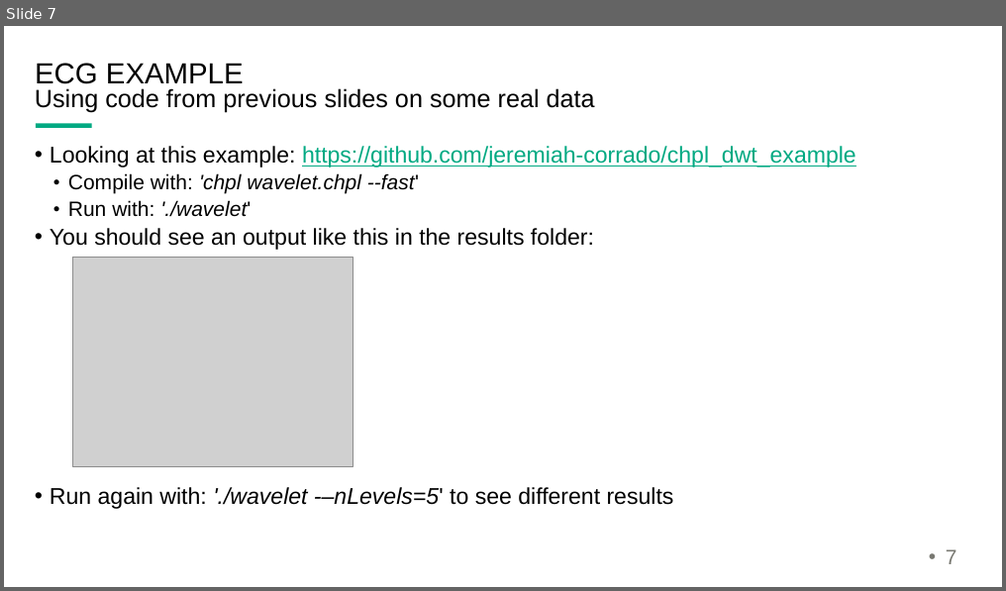
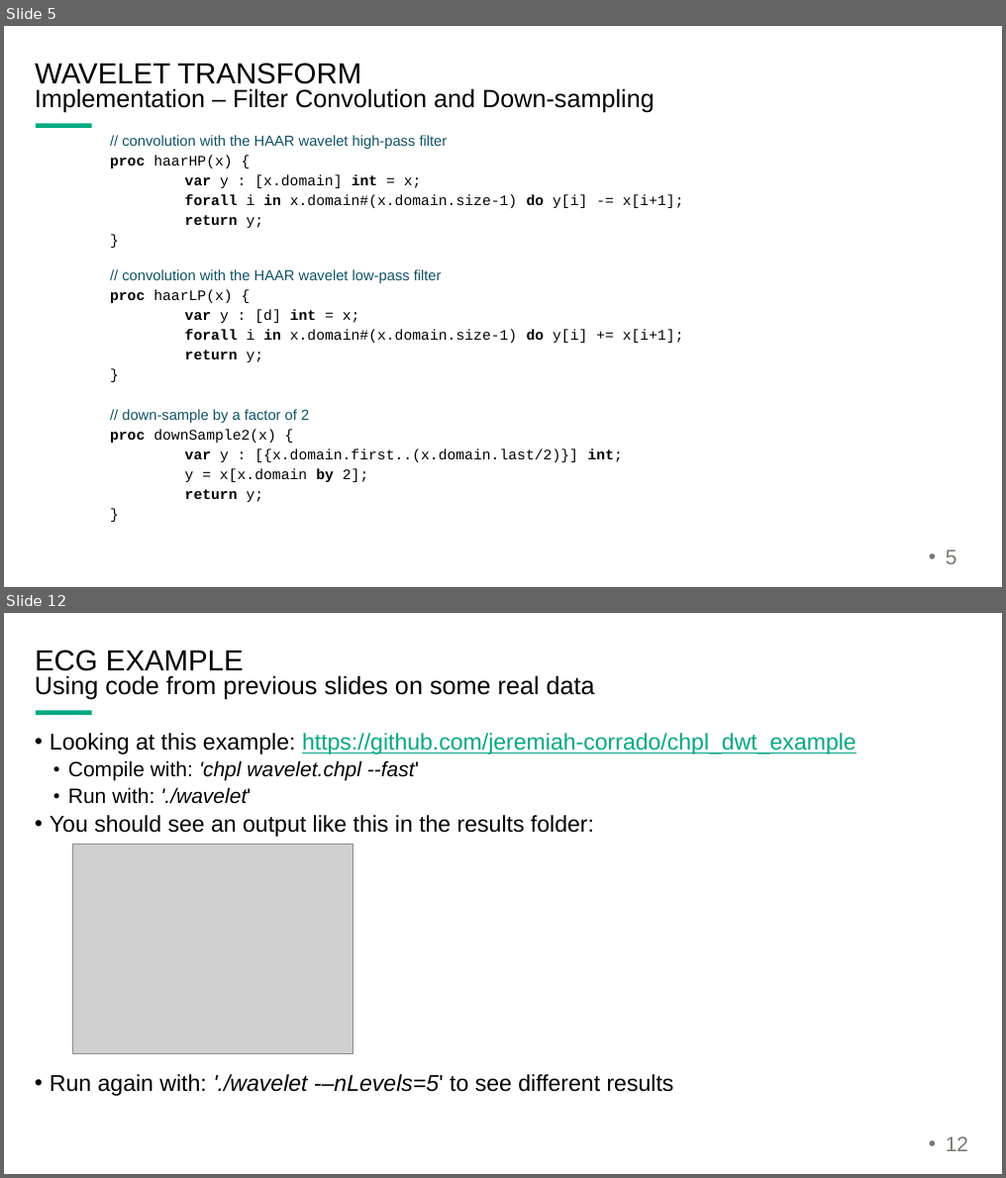
Before and after one commit to jeremiah-corrado/chpl_dwt_example, a slide deck: wavelet_notes.pptx. Shown one above the other, each under a label of ours: slide 7 before the commit, slides 5 and 12 after it; the slides between them are not shown. The pictures are 1006x591 and 1006x1178 pixels, drawn with LibreOffice and Linux fonts; fonts in the diff are those of the drawing; grey boxes stand for pictures; background and template pictures are left out. Boxes give left, top, right and bottom in pixels: in the first picture for what was removed or moved away, otherwise in the second. Text is boxed around its words. In the diff, an @@ line names an element or a change of style, - is before the commit and + after.

```diff
--- a/wavelet_notes.pptx
+++ b/wavelet_notes.pptx
@@ slide 5 added at box(4, 26, 1002, 587), background #FFFFFF; not listed: 1 template element that a slide beside it also shows @@
@@ title added at box(35, 63, 361, 89), 28 pt, text #000000 @@
+WAVELET TRANSFORM
@@ text added at box(35, 88, 654, 112), 24 pt, text #000000 @@
+Implementation – Filter Convolution and Down-sampling
@@ text added at box(110, 135, 684, 502), 14 pt, text #000000 @@
+      // convolution with the HAAR wavelet high-pass filter
+      proc haarHP(x) {
+      var y : [x.domain] int = x;
+      forall i in x.domain#(x.domain.size-1) do y[i] -= x[i+1];
+      return y;
+      }
+      // convolution with the HAAR wavelet low-pass filter
+      proc haarLP(x) {
+      var y : [d] int = x;
+      forall i in x.domain#(x.domain.size-1) do y[i] += x[i+1];
+      return y;
+      }
+      // down-sample by a factor of 2
+      proc downSample2(x) {
+      var y : [{x.domain.first..(x.domain.last/2)}] int;
+      y = x[x.domain by 2];
+      return y;
+      }
@@ page number added at box(945, 550, 957, 565), 20 pt, text #787871 @@
+• 5
@@ what was slide 7 is now slide 12 @@
@@ page number at box(945, 1137, 968, 1152): text changed @@
-• 7
+• 12
```
Also in this commit, not shown: 3 slides changed, 4 other slides added, 1 other file.
